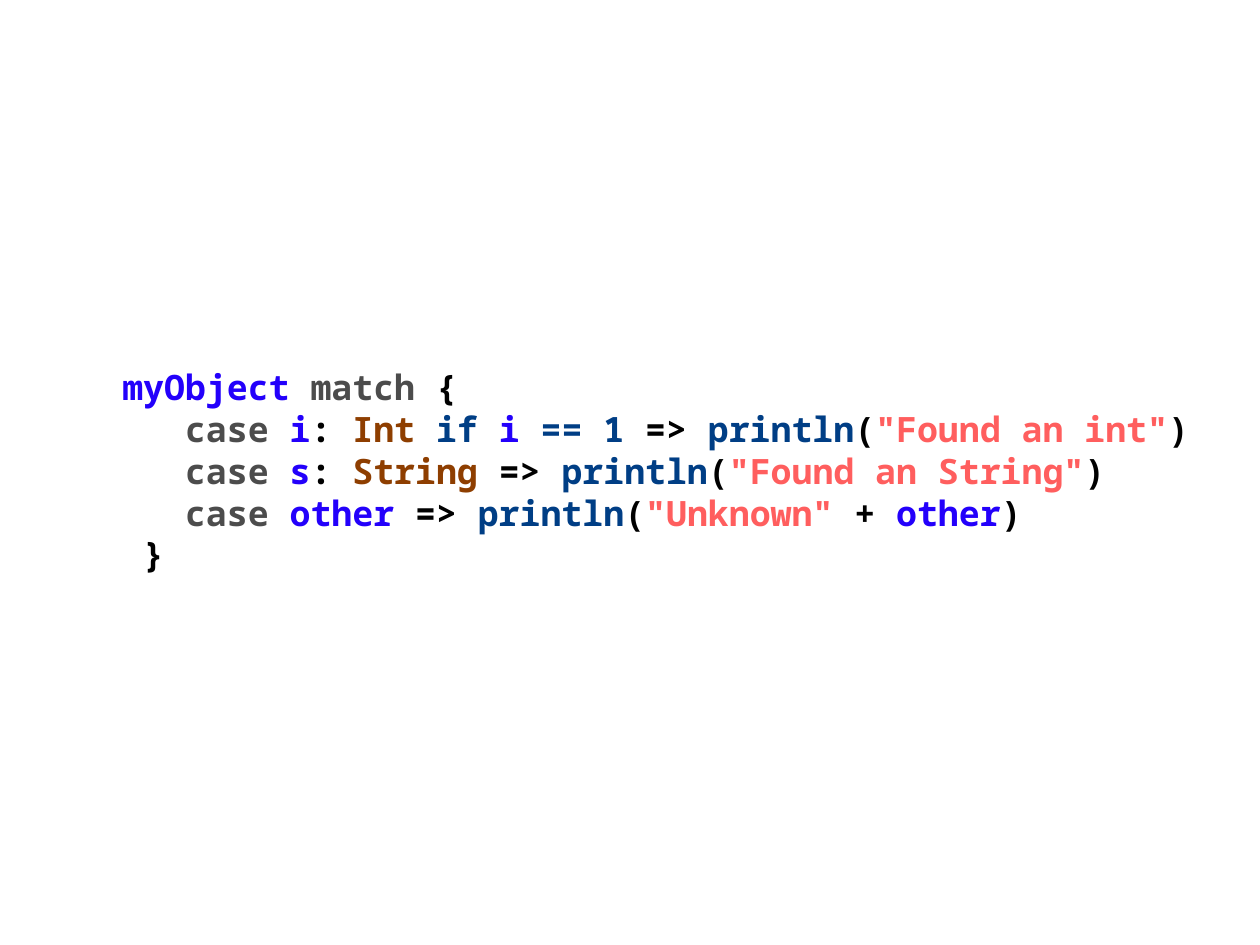
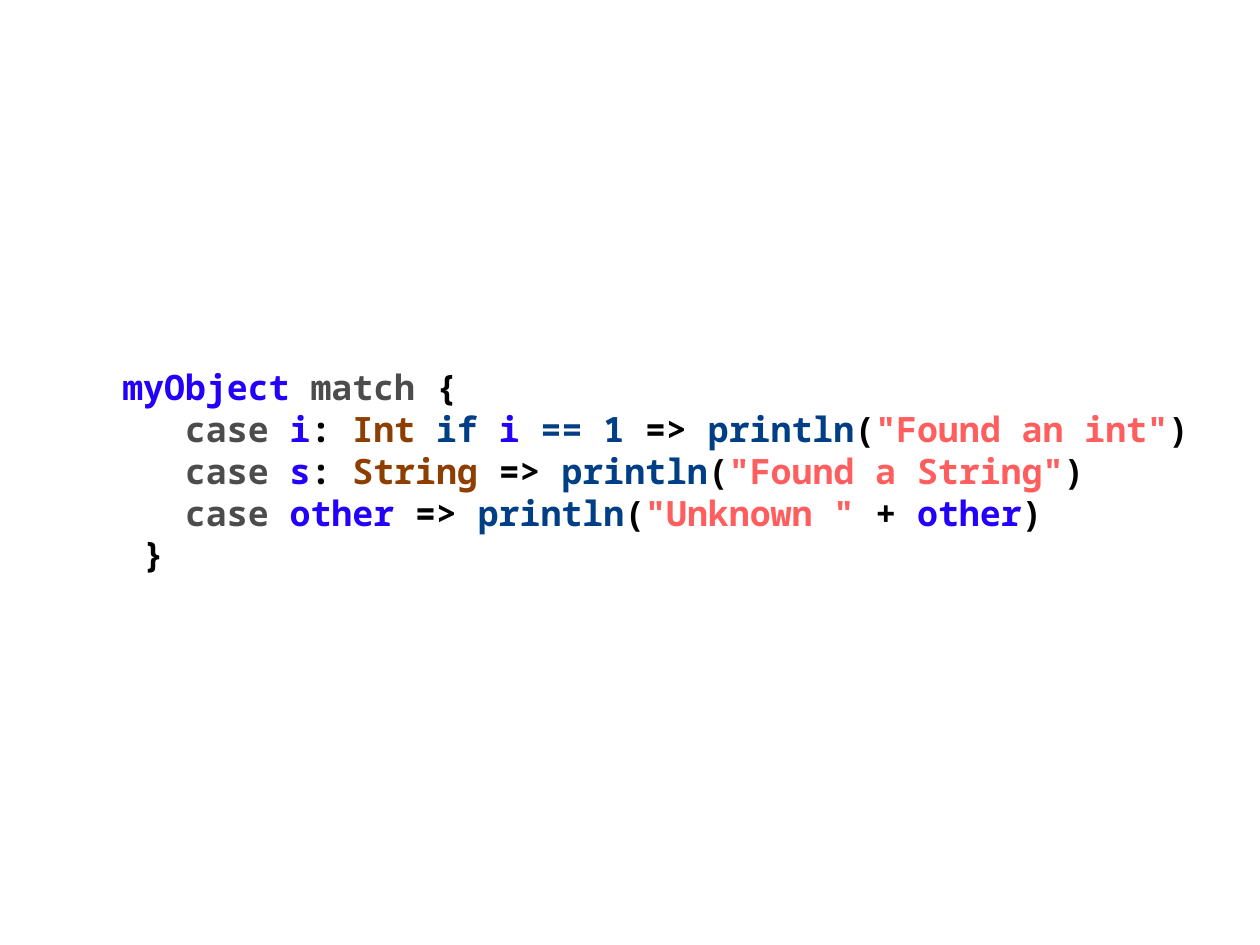
Before and after one commit to javaBin/scala-training-slides, a slide deck: slide 5 of 1.5-pattern_matching.odp. Drawn at 1260x945 pixels with LibreOffice and Linux fonts; fonts in the diff are those of the drawing; background and template pictures are left out. Boxes give left, top, right and bottom in pixels: in the first picture for what was removed or moved away, otherwise in the second. Text is boxed around its words. In the diff, an @@ line names an element or a change of style, - is before the commit and + after.

```diff
--- a/1.5-pattern_matching.odp
+++ b/1.5-pattern_matching.odp
@@ text at (185,457,1084,535): text changed @@
-case s: String => println("Found an String")
-case other => println("Unknown" + other)
+case s: String => println("Found a String")
+case other => println("Unknown " + other)
```
Also in this commit, not shown: 5 other slides changed, 1 slide added, 1 slide removed.
